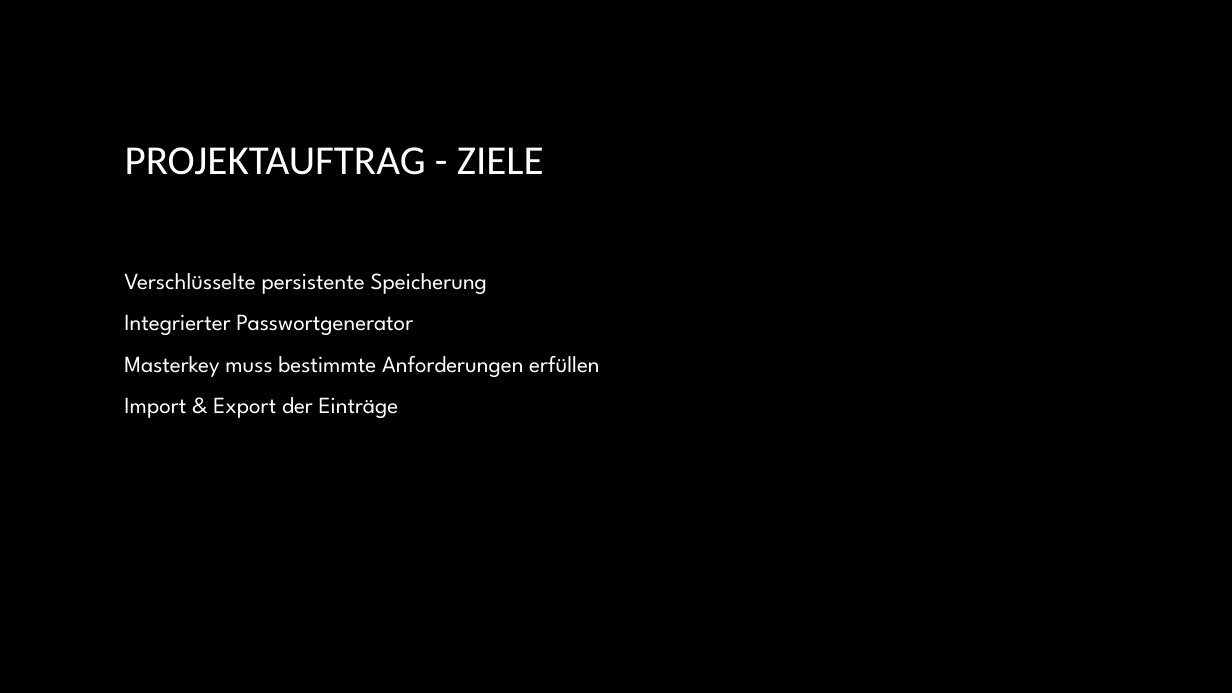
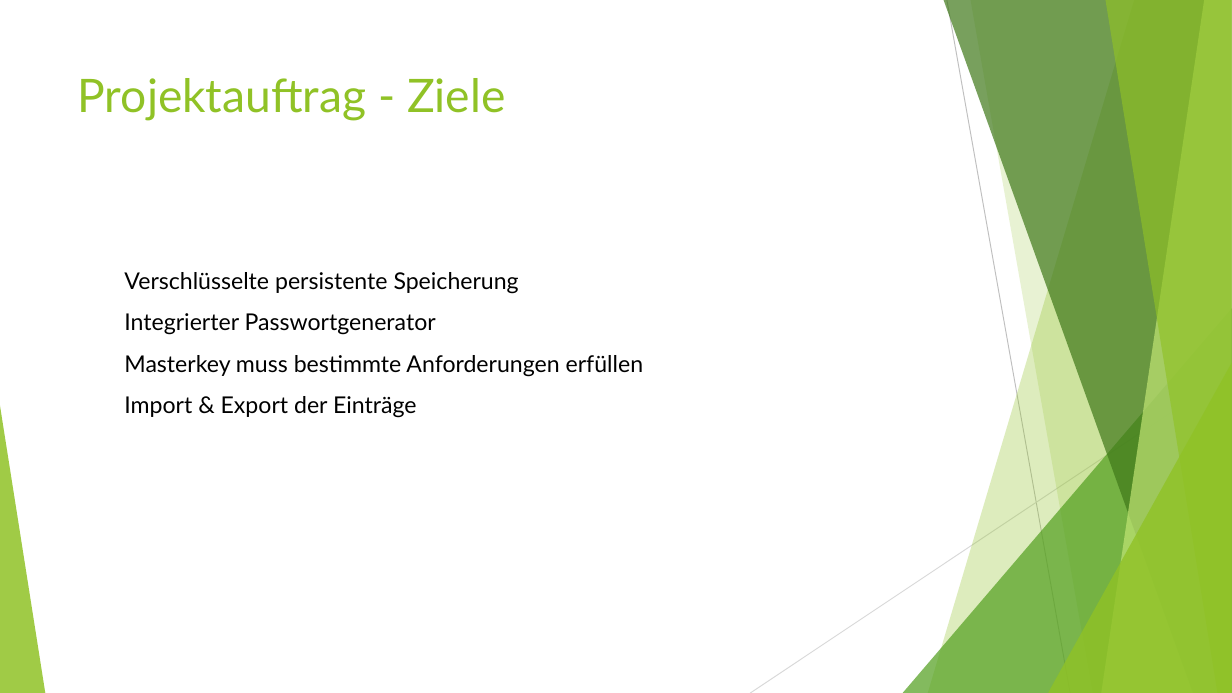
Before and after one commit to NebelNite/Passwortmanager, a slide deck: slide 4 of Passwortmanager.pptx. Drawn at 1232x693 pixels with LibreOffice and Linux fonts; fonts in the diff are those of the drawing; background and template pictures are left out. Boxes give left, top, right and bottom in pixels: in the first picture for what was removed or moved away, otherwise in the second. Text is boxed around its words. In the diff, an @@ line names an element or a change of style, - is before the commit and + after.

```diff
--- a/Passwortmanager.pptx
+++ b/Passwortmanager.pptx
@@ background picture (left out) to #FFFFFF @@
@@ title "Projektauftrag - Ziele" at [78,78,505,121]: vertical alignment middle to top @@
@@ title at [78,78,505,121]: text changed; size 32 to 36 pt; font Calibri to Lato; text colour gradient #FFFFFF to #A6A6A6 to #90C226 @@
-PROJEKTAUFTRAG - ZIELE
+Projektauftrag - Ziele
@@ text "Verschlüsselte persistente Speicherung" at [124,272,644,418]: font League Spartan to Lato, text colour #FFFFFF to #000000 @@
@@ group added at [0,0,1232,693]: 5 freeform shapes, 3 triangles, 2 lines @@
```
Also in this commit, not shown: 18 other slides changed, 4 slides added, 1 slide removed, 1 other file.
